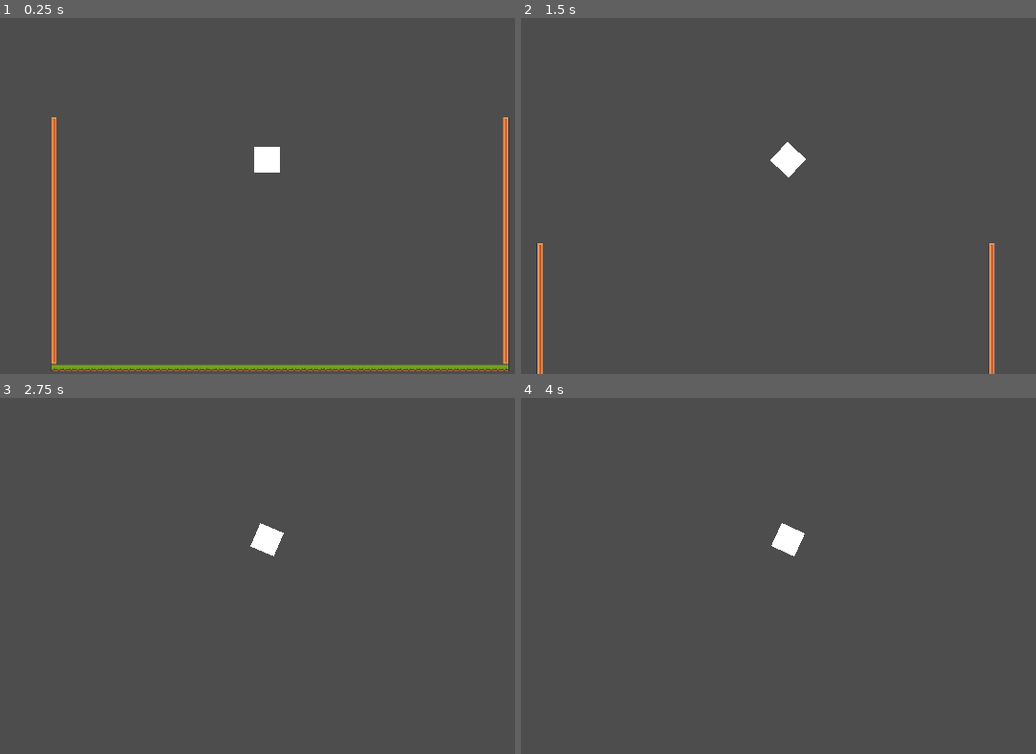
Above: before the commit, frames 1-4 (two rows, left to right).
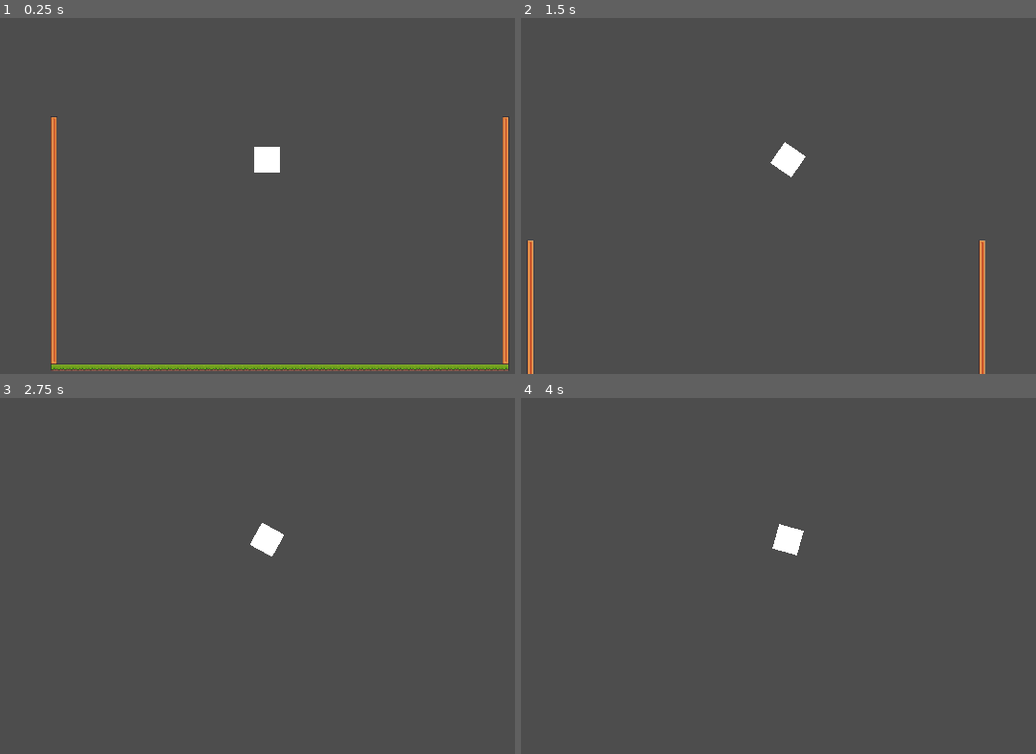
Above: after the commit, the same moments.

Repository: More-Than-Many/2d-platformer-geometry-game
Game: Godot game, scene res://test-level/test-level.tscn
The game is run twice, just before and just after one commit, with the same random seed, the same clock (stepped at 60 frames per second) and the same inputs.
Inputs (mouse positions are in pixels of both pictures, inside the frame that each line leads up to):
- Up to frame 1 (0.25 s): no input
- Up to frame 2 (1.5 s): move the mouse to (953, 139) at 0.52 s; hold D (move_right) 0.53-1.28 s; tap Space (move_jump) at 0.77 s; move the mouse to (634, 181) at 1.27 s; hold A (move_left) from 1.28 s (still down)
- Up to frame 3 (2.75 s): tap Space (move_jump) at 1.52 s; move the mouse to (345, 444) at 2.02 s; release A (move_left) at 2.03 s; hold D (move_right) from 2.03 s (still down)
- Up to frame 4 (4 s): tap Enter at 2.75 s; move the mouse to (747, 625) at 2.77 s; tap Space (move_jump) at 3.02, 3.5, 3.77 s; move the mouse to (1015, 604) at 3.52 s; release D (move_right) at 3.53 s; hold A (move_left) from 3.53 s (still down)

The runs differ from the first frame. In frame 1, 0.7% of the frame differs, in the area x 9-99%, y 27-100%; in frame 2, 2.0%, in the area x 1-93%, y 34-100%; in frame 3, less than 0.1%; in frame 4, less than 0.1%.

Commit message:
Climbing (working this time probably)

Diff:
--- a/project.godot
+++ b/project.godot
@@ -38,3 +38,7 @@
 "events": [null, Object(InputEventKey,"resource_local_to_scene":false,"resource_name":"","device":-1,"window_id":0,"alt …(197 unchanged characters)…
 ]
 }
+
+[physics]
+
+common/physics_ticks_per_second=120
--- a/test-player/test-player.tscn
+++ b/test-player/test-player.tscn
@@ -48,4 +48,4 @@
 target_position = Vector2(0, 48)
 
 [node name="UpRaycast" type="RayCast2D" parent="Center"]
-target_position = Vector2(0, 48)
+target_position = Vector2(0, -48)
--- a/test-player/test_player.gd
+++ b/test-player/test_player.gd
@@ -81,14 +81,9 @@
 	linear_velocity.y = direction_to_corner.y * jump_height
 
 func stick() -> void:
-	if not can_jump:
-		return
-
 	for raycast in raycasts:
-		if not raycast.is_colliding():
-			return
-
-		gravity_change(raycast.get_collision_point() - self.global_position)
+		if raycast.is_colliding():
+			gravity_change(raycast.get_collision_point() - self.global_position)
 
 
 func gravity_change(stick_direction : Vector2) -> void:
